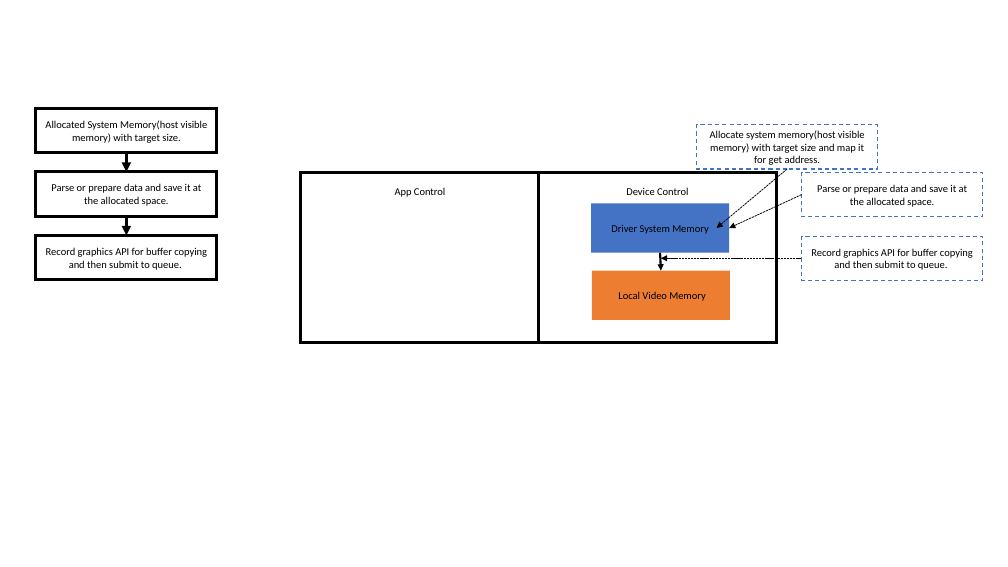
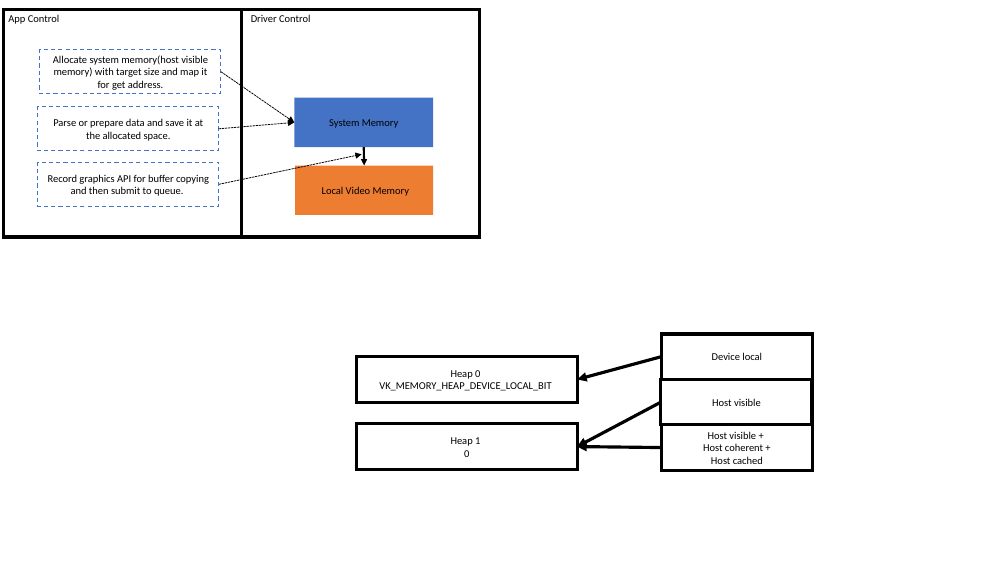
Before and after one commit to LalaChen/SDEngine, a slide deck: slide 1 of Doc/Note/Vulkan/Vulkan-Photo.pptx. Drawn at 1008x567 pixels with LibreOffice and Linux fonts; fonts in the diff are those of the drawing. Boxes give left, top, right and bottom in pixels: in the first picture for what was removed or moved away, otherwise in the second. Text is boxed around its words. In the diff, an @@ line names an element or a change of style, - is before the commit and + after.

```diff
--- a/Doc/Note/Vulkan/Vulkan-Photo.pptx
+++ b/Doc/Note/Vulkan/Vulkan-Photo.pptx
@@ text "App Control": place and size @@
-text "App Control" at [395,188,445,197]
+text "App Control" at [8,15,59,24]
@@ rectangle: place and size @@
-rectangle at [538,172,777,343]
+rectangle at [3,9,241,237]
@@ rectangle: place and size @@
-rectangle at [300,172,538,343]
+rectangle at [242,9,480,237]
@@ text added at [251,14,310,22], 10 pt, text #000000 @@
+Driver Control
@@ rectangle "Allocate system memory(host visible memory) ...": place and size @@
-rectangle "Allocate system memory(host visible memory) ..." at [696,125,877,169]
+rectangle "Allocate system memory(host visible memory) ..." at [40,50,221,95]
@@ arrow moved from (787, 169) - (717, 228) to (221, 72) - (294, 123) @@
@@ rectangle removed at [36,108,216,153] @@
-Allocated System Memory(host visible memory) with target size.
@@ rectangle "Parse or prepare data and ...": place and size @@
-rectangle "Parse or prepare data and ..." at [36,172,216,216]
+rectangle "Parse or prepare data and ..." at [38,107,219,151]
@@ rectangle "Parse or prepare data and ..." at [38,107,219,151]: outline #000000 3 pt to #4472C4 1 pt dashed @@
@@ text in rectangle at [329,119,398,128]: text changed @@
-Driver System Memory
+System Memory
@@ arrow added from (219, 129) to (294, 123), #000000 0.75 pt dashed @@
@@ 2 rectangles, 1 arrow: place and size @@
-2 rectangles, 1 arrow at [591,203,730,320]
+2 rectangles, 1 arrow at [294,98,433,215]
@@ rectangle "Record graphics API for buffer ..." at [38,163,219,207]: outline #000000 3 pt to #4472C4 1 pt dashed @@
@@ rectangle "Record graphics API for buffer ...": place and size @@
-rectangle "Record graphics API for buffer ..." at [36,235,216,280]
+rectangle "Record graphics API for buffer ..." at [38,163,219,207]
@@ arrow removed from (126, 153) to (126, 172) @@
@@ arrow moved from (802, 259) - (661, 259) to (219, 185) - (361, 154) @@
@@ arrow removed from (126, 216) to (126, 235) @@
@@ group removed at [626,172,982,281]: 2 rectangles, 1 text, 1 arrow @@
-Device Control
-Parse or prepare data and save it at the allocated space.
-Record graphics API for buffer copying and then submit to queue.
@@ group added at [356,334,813,470]: 5 rectangles, 3 arrows @@
+Device local
+Host visible +
+Host coherent +
+Host cached
+Host visible
+Heap 0
+VK_MEMORY_HEAP_DEVICE_LOCAL_BIT
+Heap 1
+0
```
Also in this commit, not shown: 1 other file.
